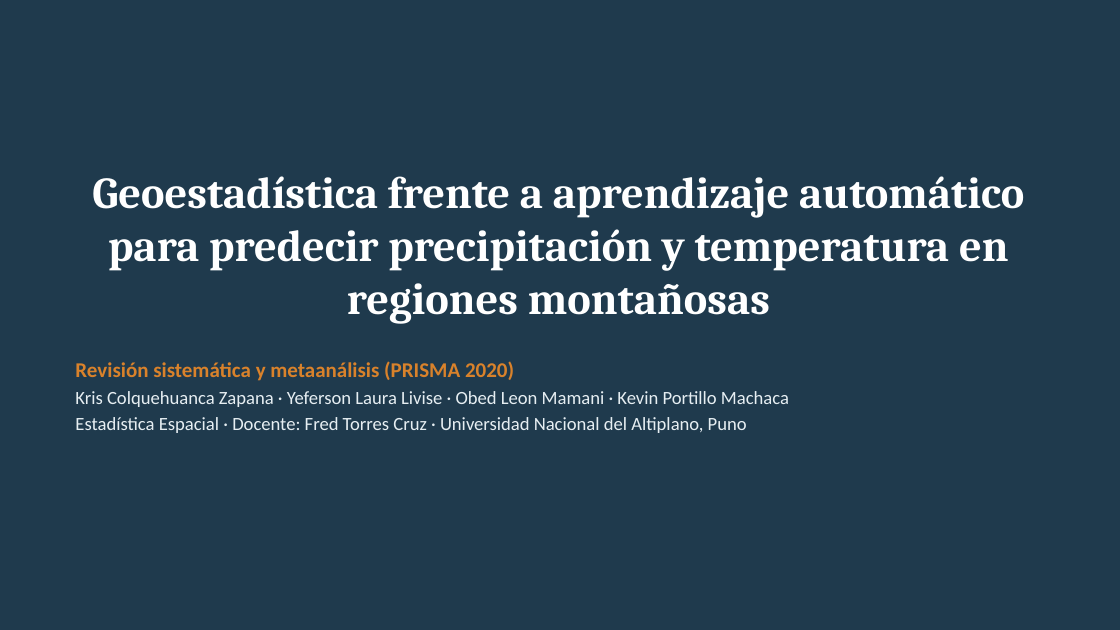
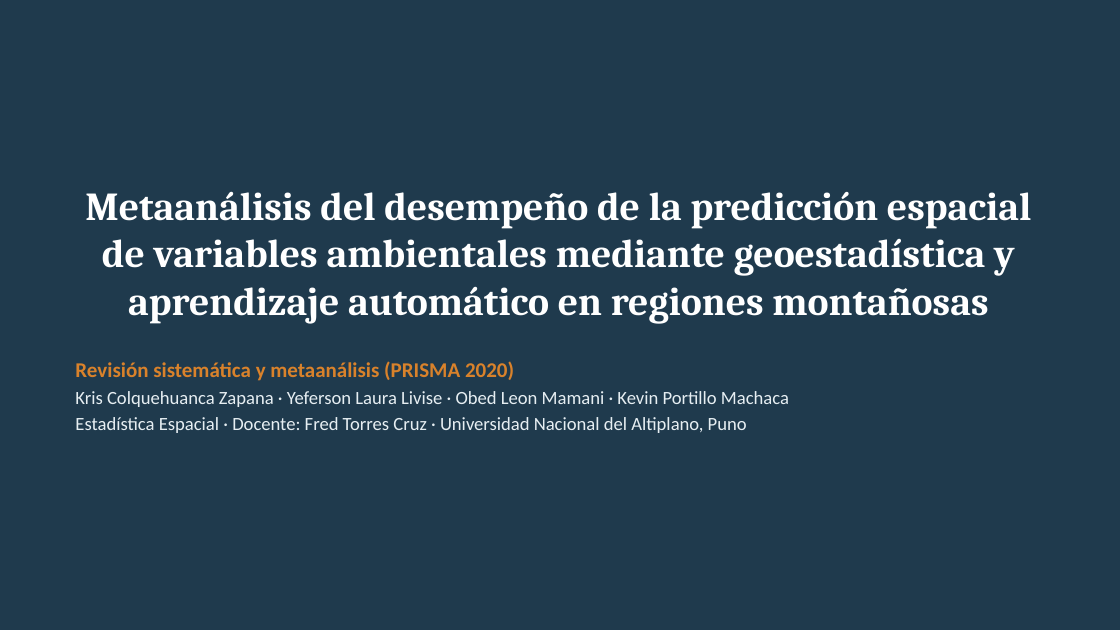
Before and after one commit to Prdelta/revisison_sistematica, a slide deck: slide 1 of articulo_ieee/presentacion.pptx. Drawn at 1120x630 pixels with LibreOffice and Linux fonts; fonts in the diff are those of the drawing. Boxes give left, top, right and bottom in pixels: in the first picture for what was removed or moved away, otherwise in the second. Text is boxed around its words. In the diff, an @@ line names an element or a change of style, - is before the commit and + after.

Commit message:
Corrige el título del trabajo
Título: Metaanálisis del desempeño de la predicción espacial de variables
ambientales mediante geoestadística y aprendizaje automático en regiones
montañosas. Se actualiza en el artículo, la presentación, el informe
consolidado y el README.

```diff
--- a/articulo_ieee/presentacion.pptx
+++ b/articulo_ieee/presentacion.pptx
@@ title at (85, 191, 1032, 324): text changed; size 38 to 34 pt @@
-Geoestadística frente a aprendizaje automático para predecir precipitación y temperatura en regiones montañosas
+Metaanálisis del desempeño de la predicción espacial de variables ambientales mediante geoestadística y aprendizaje automático en regiones montañosas
```
Also in this commit, not shown: 12 other slides changed, 4 other files.
